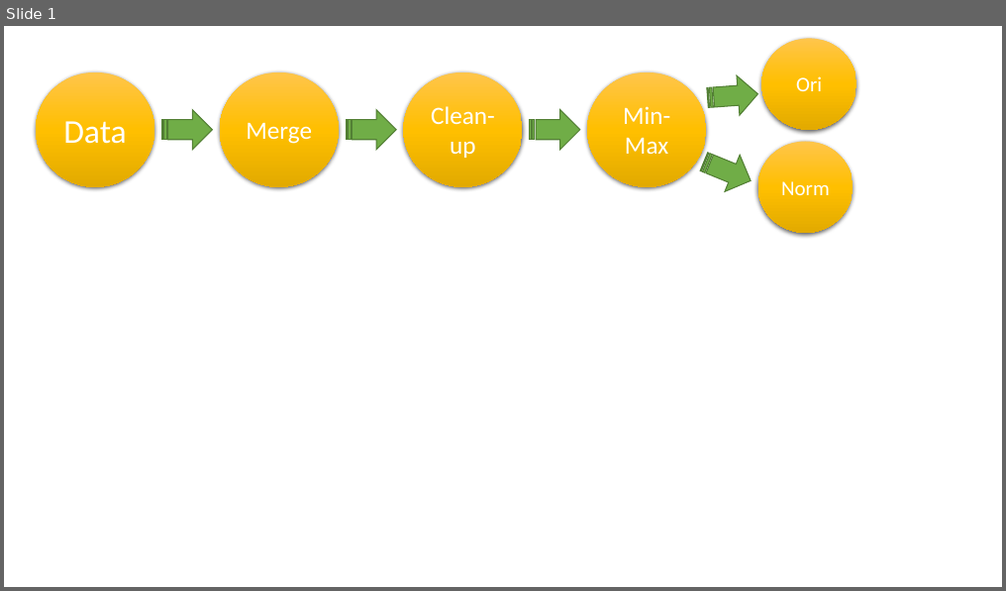
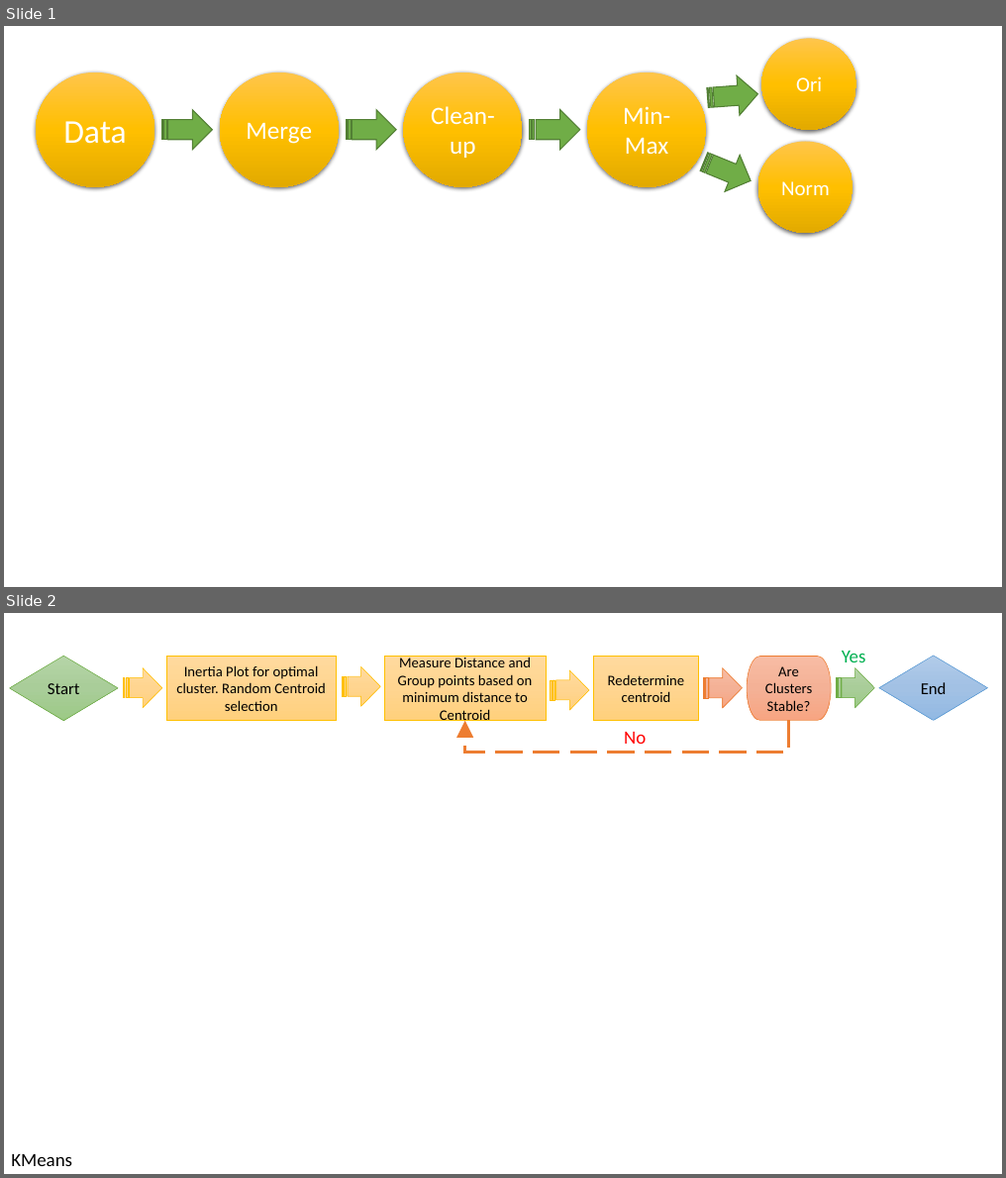
Before and after one commit to munishkumar-gh/munishkumar-gh.github.io, a slide deck: @Papers/Papers_SUSS/RT_diagram.pptx. Shown one above the other, each under a label of ours: slide 1 before the commit, slides 1 and 2 after it. The pictures are 1006x591 and 1006x1178 pixels, drawn with LibreOffice and Linux fonts; fonts in the diff are those of the drawing. Boxes give left, top, right and bottom in pixels: in the first picture for what was removed or moved away, otherwise in the second. Text is boxed around its words. In the diff, an @@ line names an element or a change of style, - is before the commit and + after.

```diff
--- a/@Papers/Papers_SUSS/RT_diagram.pptx
+++ b/@Papers/Papers_SUSS/RT_diagram.pptx
@@ slide 2 added at [4,613,1002,1174], background #FFFFFF @@
@@ diamond added at [9,656,118,721], fill gradient #B5D5A7 to #AACE9A to #9CC987, outline #70AD47 0.5 pt, 16 pt, text #000000 @@
+Start
@@ striped right arrow added at [123,668,162,708], fill gradient #FFDB9E to #FFD590 to #FFD07C, outline #FFC000 0.5 pt @@
@@ rectangle added at [166,657,337,721], fill gradient #FFDB9E to #FFD590 to #FFD07C, outline #FFC000 0.5 pt, 14 pt, text #000000 @@
+Inertia Plot for optimal cluster. Random Centroid selection
@@ striped right arrow added at [342,666,380,707], fill gradient #FFDB9E to #FFD590 to #FFD07C, outline #FFC000 0.5 pt @@
@@ rectangle added at [385,657,546,721], fill gradient #FFDB9E to #FFD590 to #FFD07C, outline #FFC000 0.5 pt, 14 pt, text #000000 @@
+Measure Distance and Group points based on minimum distance to Centroid
@@ striped right arrow added at [550,670,589,710], fill gradient #FFDB9E to #FFD590 to #FFD07C, outline #FFC000 0.5 pt @@
@@ rectangle added at [594,657,699,721], fill gradient #FFDB9E to #FFD590 to #FFD07C, outline #FFC000 0.5 pt, 14 pt, text #000000 @@
+Redetermine centroid
@@ striped right arrow added at [703,668,743,708], fill gradient #F7BDA5 to #F5B196 to #F8A582, outline #ED7D31 0.5 pt @@
@@ pill shape added at [746,657,831,721], fill gradient #F7BDA5 to #F5B196 to #F8A582, outline #ED7D31 0.5 pt, 14 pt, text #000000 @@
+Are Clusters Stable?
@@ striped right arrow added at [836,668,874,708], fill gradient #B5D5A7 to #AACE9A to #9CC987, outline #70AD47 0.5 pt @@
@@ text added at [842,651,866,668], 18 pt, text #00B050 @@
+Yes
@@ diamond added at [879,656,988,721], fill gradient #B1CBE9 to #A3C1E5 to #93B9E4, outline #5B9BD5 0.5 pt, 16 pt, text #000000 @@
+End
@@ elbow arrow added from (789, 720) to (465, 721), #ED7D31 3.25 pt dashed @@
@@ text added at [624,732,646,744], 18 pt, text #FF0000 @@
+No
@@ text added at [11,1155,72,1166], 18 pt, text #000000 @@
+KMeans
```
Also in this commit, not shown: 2 other slides added, 3 other files.
